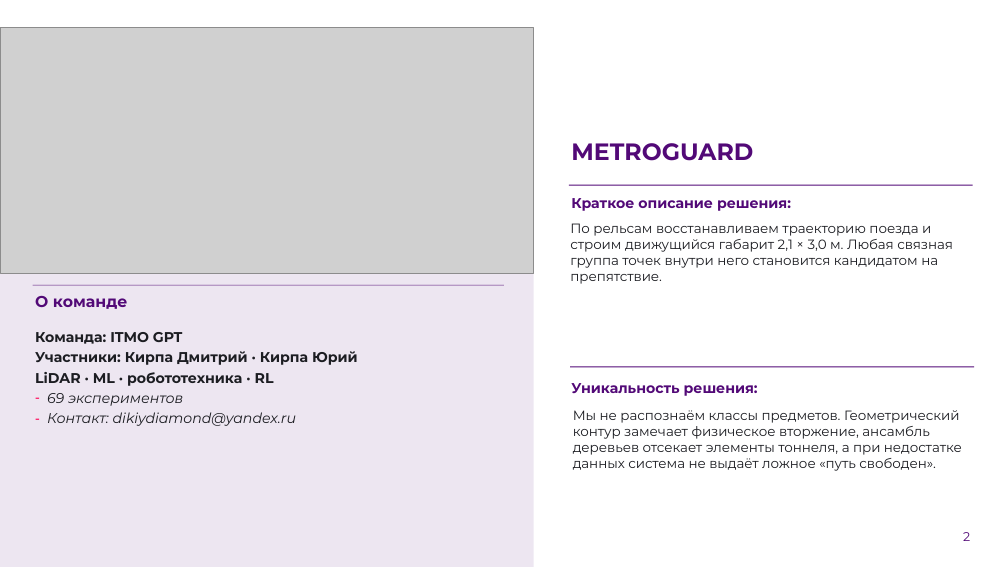
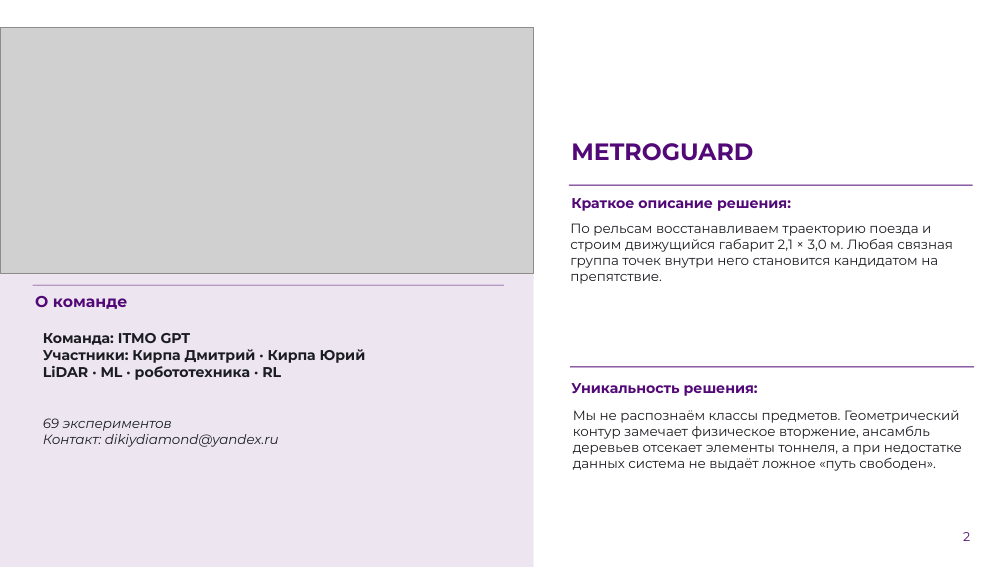
Before and after one commit to KirpaDmitriy/metroguard-lct2026, a slide deck: slide 2 of presentation/MetroGuard_LCT2026_Submission.pptx. Drawn at 1008x567 pixels with LibreOffice and Linux fonts; fonts in the diff are those of the drawing; grey boxes stand for pictures; background and template pictures are left out. Boxes give left, top, right and bottom in pixels: in the first picture for what was removed or moved away, otherwise in the second. Text is boxed around its words. In the diff, an @@ line names an element or a change of style, - is before the commit and + after.

Commit message:
Clarify evaluation wording and team contact

```diff
--- a/presentation/MetroGuard_LCT2026_Submission.pptx
+++ b/presentation/MetroGuard_LCT2026_Submission.pptx
@@ text "Команда: ITMO GPT" moved from (x1=35, y1=332, x2=358, y2=426) to (x1=43, y1=333, x2=366, y2=380) @@
@@ text "Команда: ITMO GPT" at (x1=43, y1=333, x2=366, y2=380): indent changed; line spacing 1.2 to 1 @@
@@ text added at (x1=43, y1=418, x2=279, y2=447), 12.8 pt, text #1C1D22, italic @@
+69 экспериментов
+Контакт: dikiydiamond@yandex.ru
@@ text at (x1=47, y1=393, x2=296, y2=426): paragraphs removed @@
-– 69 экспериментов
-– Контакт: dikiydiamond@yandex.ru
```
Also in this commit, not shown: 1 other slide changed.
